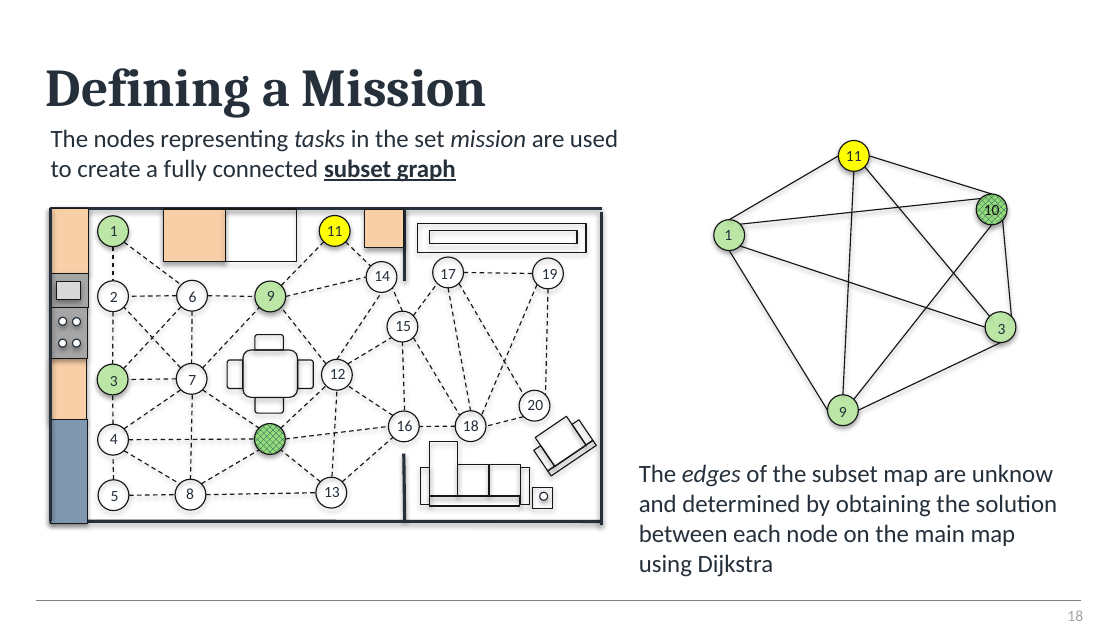
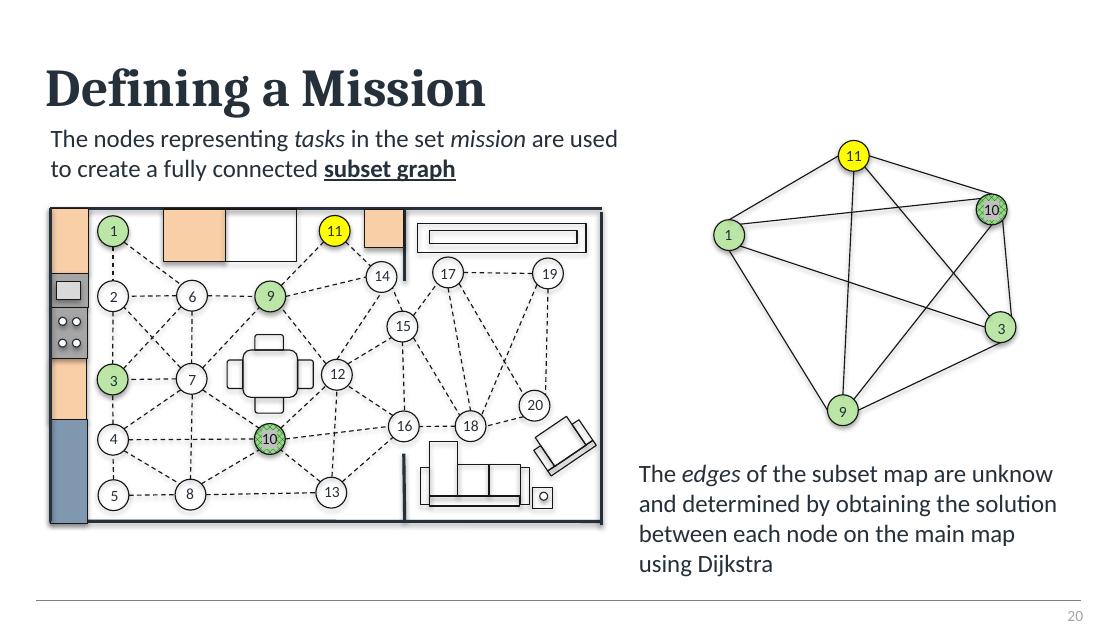
Before and after one commit to hysterr/York_Abstract_Navigation, a slide deck: slide 20 of December_2021.pptx (slide 18 before the commit). Drawn at 1120x631 pixels with LibreOffice and Linux fonts; fonts in the diff are those of the drawing; background and template pictures are left out. Boxes give left, top, right and bottom in pixels: in the first picture for what was removed or moved away, otherwise in the second. Text is boxed around its words. In the diff, an @@ line names an element or a change of style, - is before the commit and + after.

```diff
--- a/December_2021.pptx
+++ b/December_2021.pptx
@@ text "10" at [984, 202, 1000, 220]: highlight none to #C0C0C0, letter outline #FFFFFF 0.5 pt to none @@
@@ text added at [262, 431, 278, 449], 10 pt, text #161817 @@
+10
@@ page number at [1067, 611, 1083, 621]: text changed @@
-18
+20
```
Also in this commit, not shown: 18 other slides changed, 3 slides added, 6 other files.
